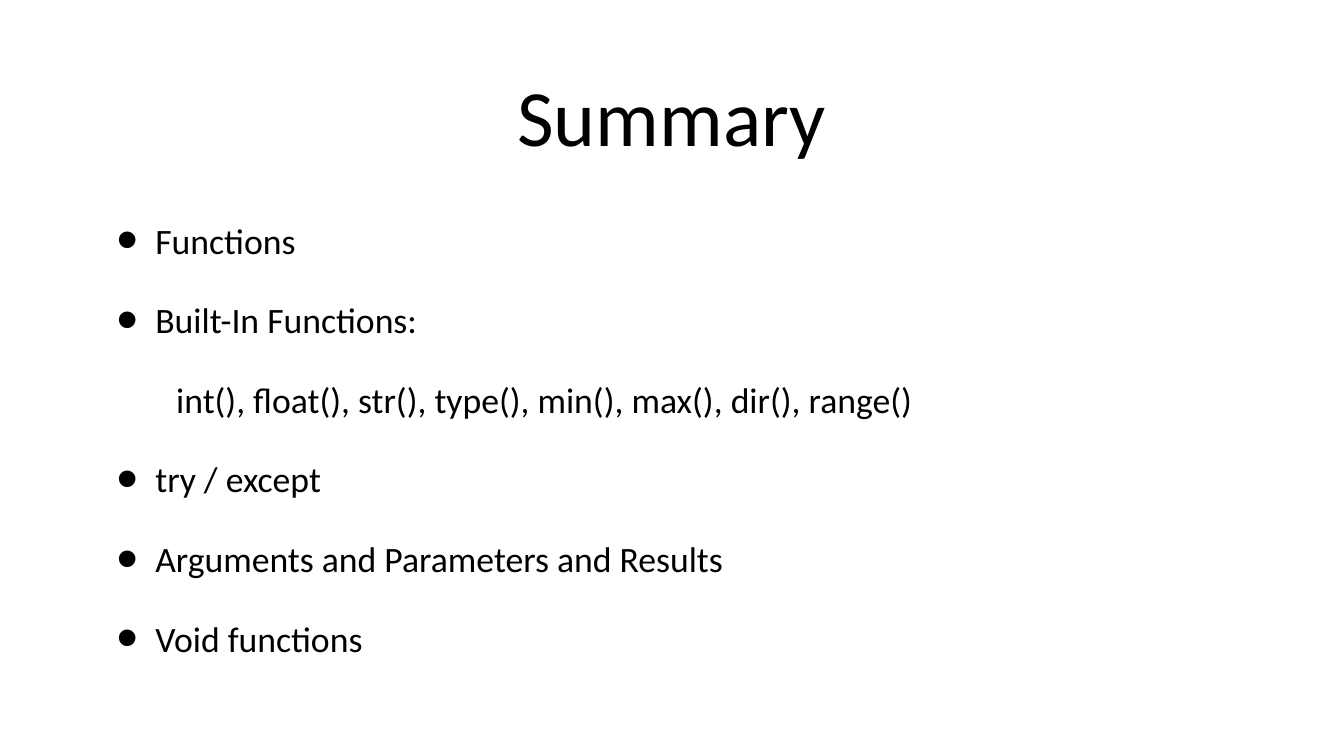
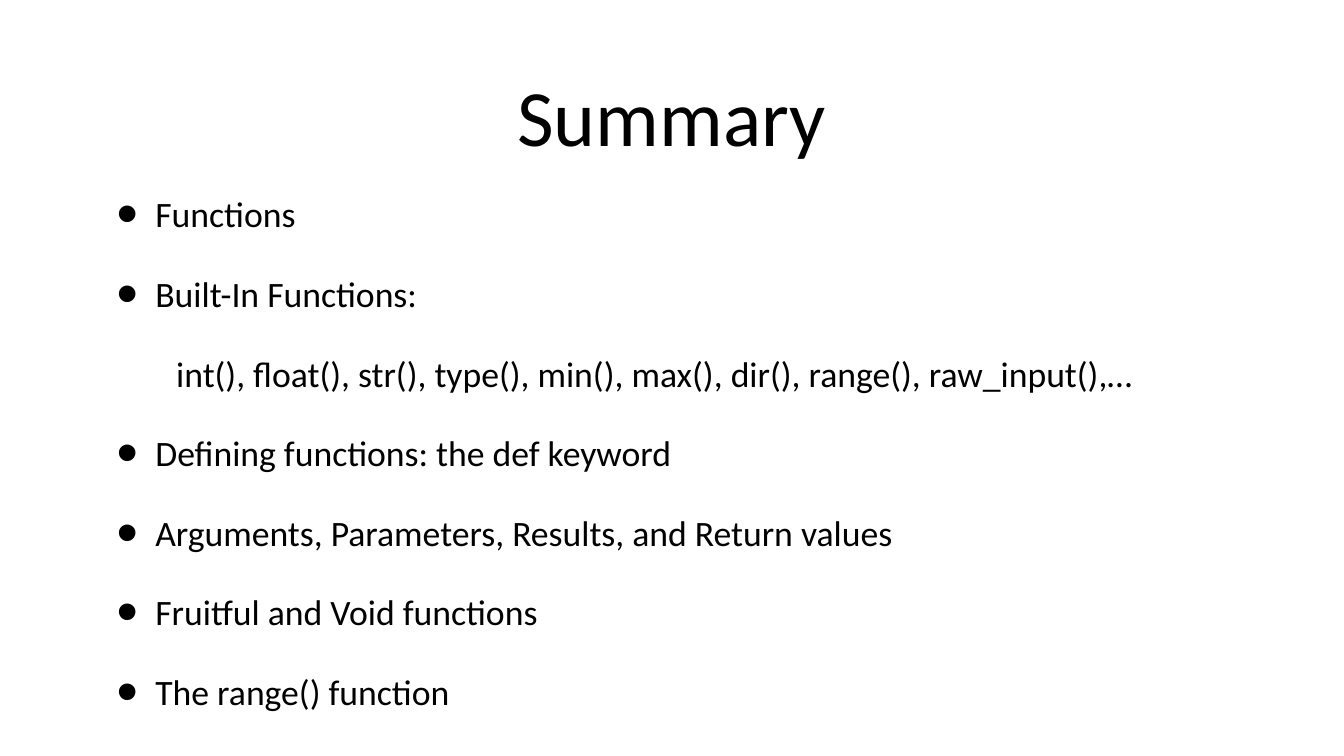
Before and after one commit to jalexander1/Python_Course_Slideware, a slide deck: slide 24 of PythonCourse_04_Functions.ppt. Drawn at 1344x756 pixels with LibreOffice and Linux fonts; fonts in the diff are those of the drawing. Boxes give left, top, right and bottom in pixels: in the first picture for what was removed or moved away, otherwise in the second. Text is boxed around its words. In the diff, an @@ line names an element or a change of style, - is before the commit and + after.

```diff
--- a/PythonCourse_04_Functions.ppt
+++ b/PythonCourse_04_Functions.ppt
@@ text "Functions": place and size @@
-text "Functions" at [155,229,912,653]
+text "Functions" at [155,202,1132,711]
@@ text at [155,361,1132,711]: text changed @@
-  • int(), float(), str(), type(), min(), max(), dir(), range()
-• try / except
-• Arguments and Parameters and Results
-• Void functions
+  • int(), float(), str(), type(), min(), max(), dir(), range(), raw_input(),…
+• Defining functions: the def keyword
+• Arguments, Parameters, Results, and Return values
+• Fruitful and Void functions
+• The range() function
```
Also in this commit, not shown: 3 other slides changed, 1 slide removed, 6 other files.
